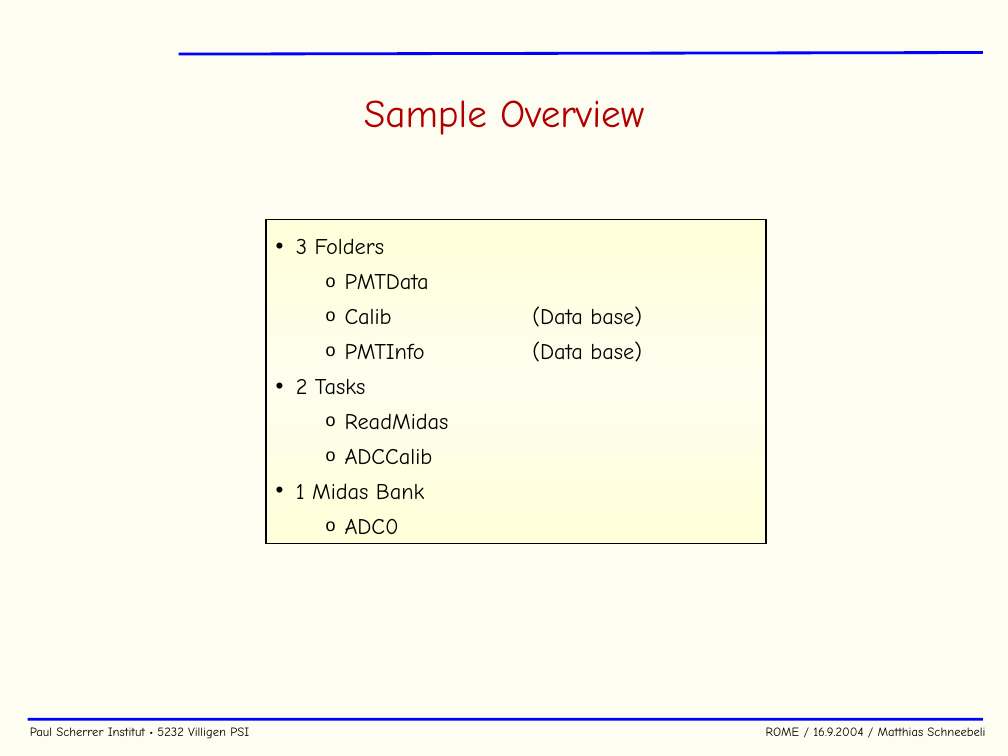
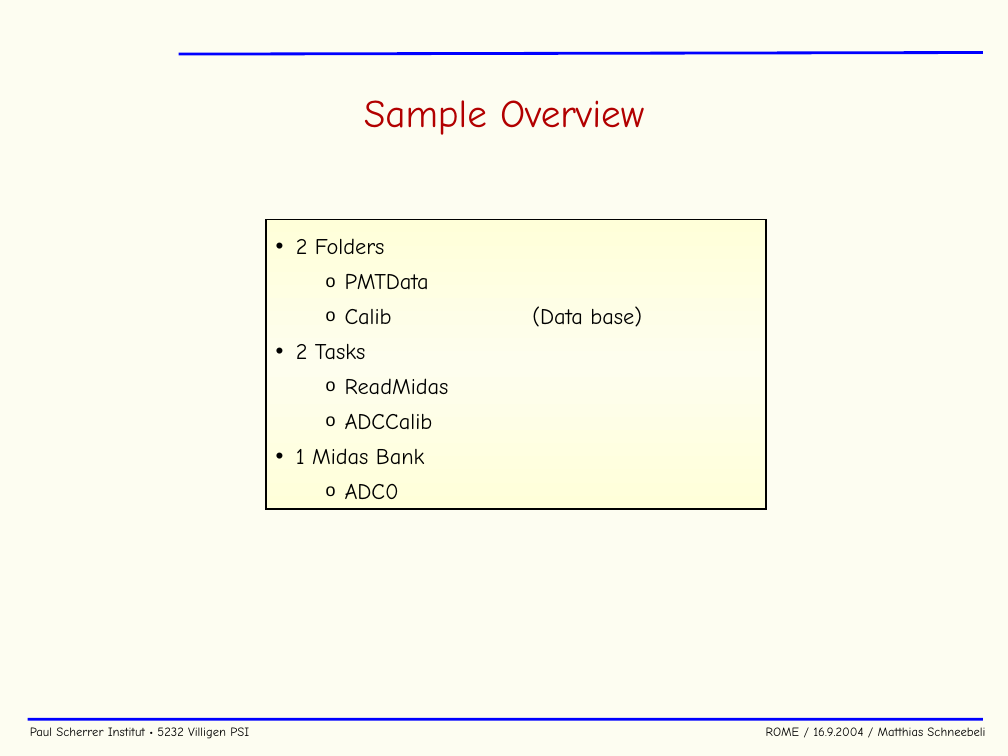
Before and after one commit to cjpl/rome, a slide deck: slide 25 of documentation/ROME.ppt. Drawn at 1008x756 pixels with LibreOffice and Linux fonts; fonts in the diff are those of the drawing; background and template pictures are left out. Boxes give left, top, right and bottom in pixels: in the first picture for what was removed or moved away, otherwise in the second. Text is boxed around its words. In the diff, an @@ line names an element or a change of style, - is before the commit and + after.

Commit message:
added stuff for sample

```diff
--- a/documentation/ROME.ppt
+++ b/documentation/ROME.ppt
@@ rectangle "2 Folders": place and size @@
-rectangle "2 Folders" at <box>266,220,766,544</box>
+rectangle "2 Folders" at <box>266,220,766,509</box>
@@ text in rectangle at <box>296,238,385,254</box>: text changed @@
-• 3 Folders
+• 2 Folders
@@ text in rectangle at <box>345,341,642,362</box>: paragraph removed @@
-  o PMTInfo (Data base)
```
Also in this commit, not shown: 2 other slides changed, 2 slides added, 2 slides removed, 6 other files.
